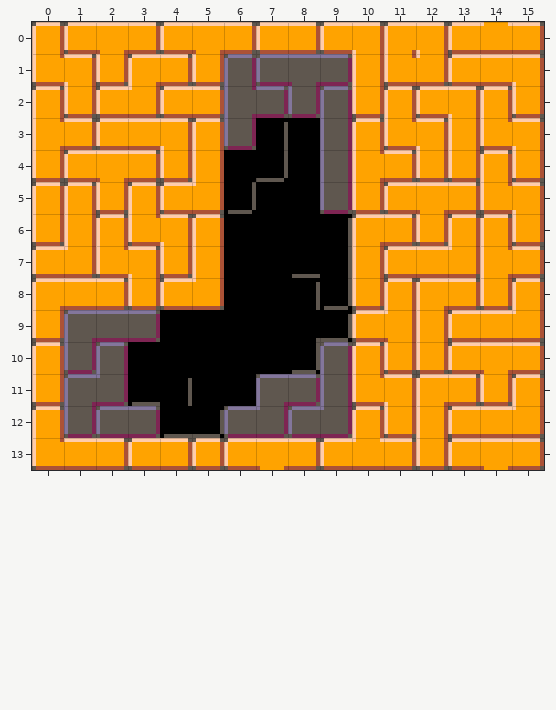
Level history. Tiled map: maps/level1.tmx. Above is the file before it was changed.
Cells are 8x8 px. Shown: x 0..15, y 0..13.
The same view after the edit:
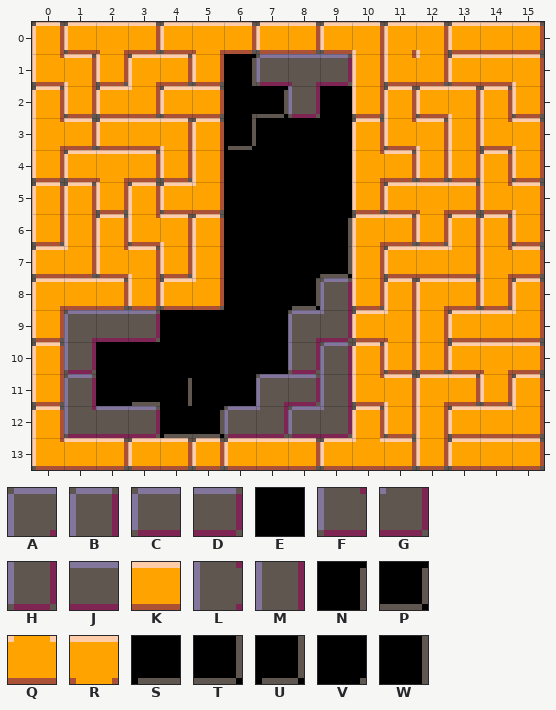
Key: from "zelda": A 2, B 4, C 5, D 6, E 16, F 18, G 19, H 20, J 22, K 28, L 37, M 38, N 42, P 43, Q 55, R 56, S 57, T 58, U 59, V 76, W 91.
_ is an empty cell.
Tiles replaced or removed in this view: A, B, C, D, G, H, L, M, N, P, Q, R, S, T, U, V, W.
From old to new:
Changed rows in their new state; . is an unchanged cell.
Layer "tiles":
first column x 1:
 0 .............K
 1 .....N........
 2 .....VP.E.....
 3 .....UE.E.....
 4 ......E.E.....
 5 .....E..E.....
 7 .......ET.....
 8 .......UB.....
 9 .......AG.....
10 .E.....H......
11 BE............
12 FJ............
13 ......K......K
